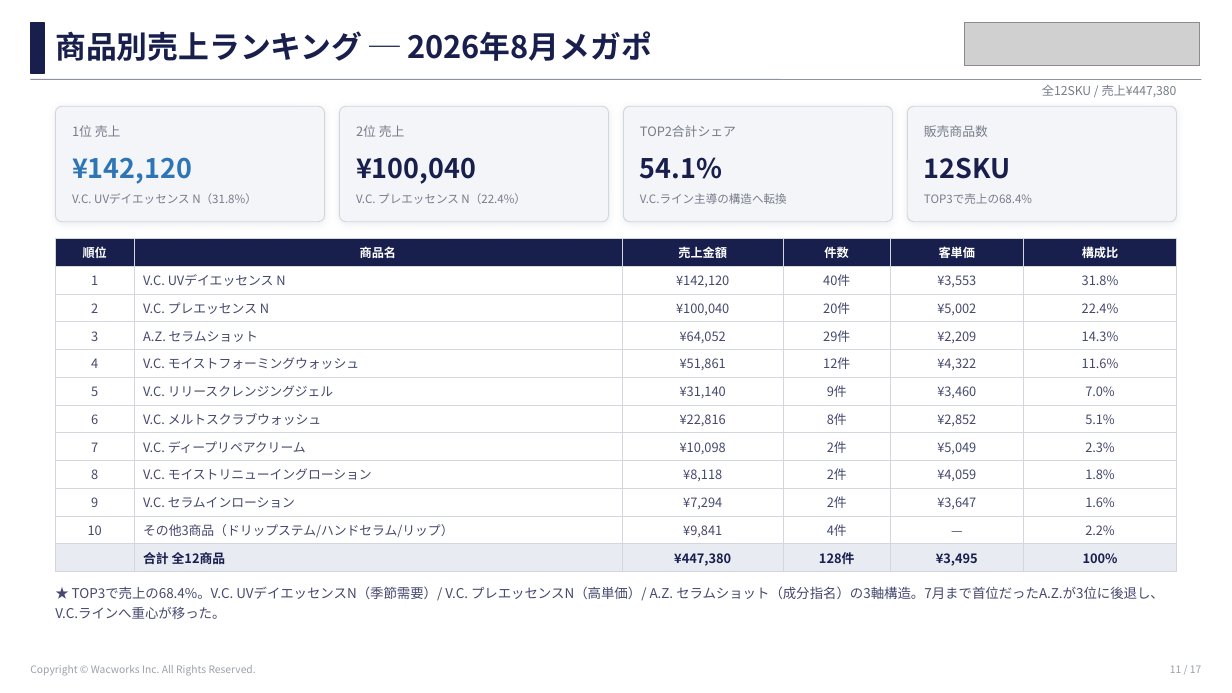
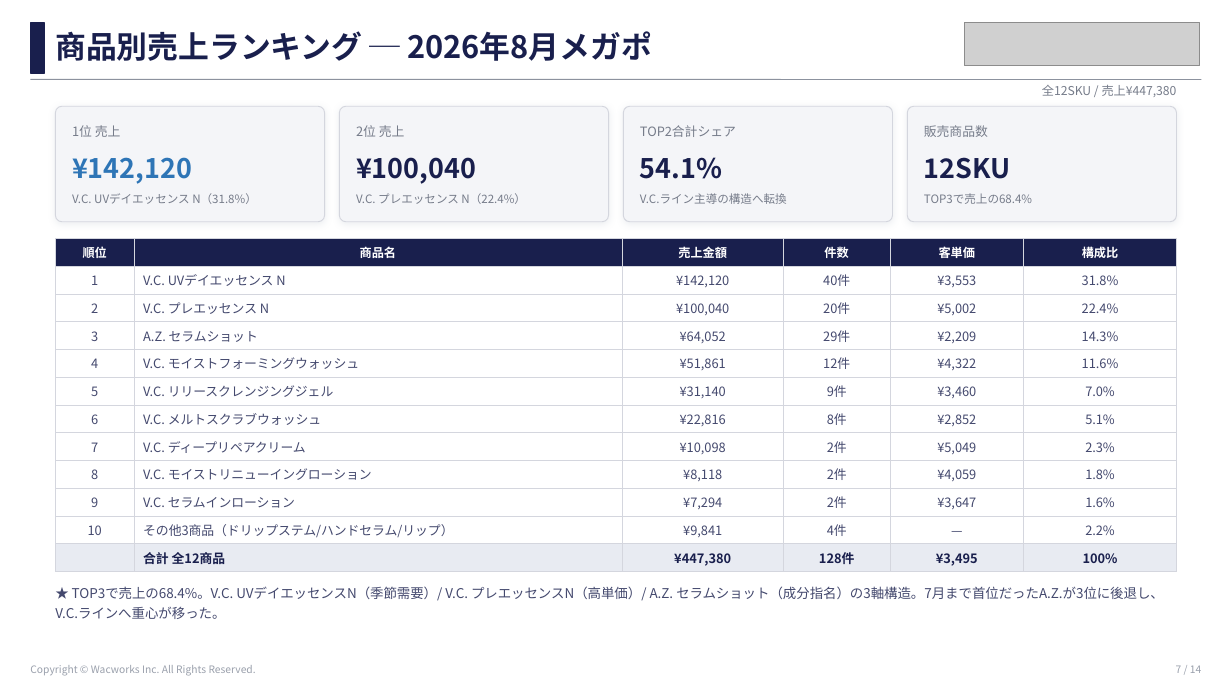
Before and after one commit to wacworks-web/home, a slide deck: slide 7 of reports/dr365_qoo10_202608/dr365_Qoo10_2026年8月メガポ_レポート.pptx (slide 11 before the commit). Drawn at 1232x693 pixels with LibreOffice and Linux fonts; fonts in the diff are those of the drawing; grey boxes stand for pictures. Boxes give left, top, right and bottom in pixels: in the first picture for what was removed or moved away, otherwise in the second. Text is boxed around its words. In the diff, an @@ line names an element or a change of style, - is before the commit and + after.

```diff
--- a/reports/dr365_qoo10_202608/dr365_Qoo10_2026年8月メガポ_レポート.pptx
+++ b/reports/dr365_qoo10_202608/dr365_Qoo10_2026年8月メガポ_レポート.pptx
@@ text at [1176, 665, 1201, 673]: text changed @@
-11 / 17
+7 / 14
```
Also in this commit, not shown: 11 other slides changed, 2 slides added, 5 slides removed, 3 other files.
